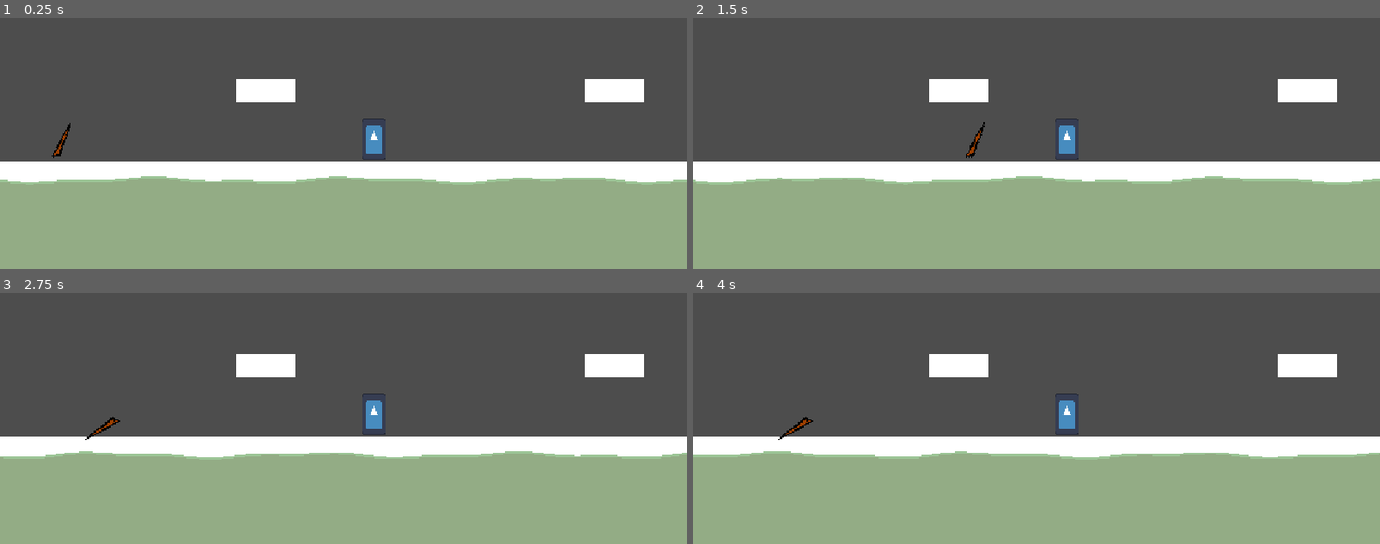
Above: before the commit, frames 1-4 (two rows, left to right).
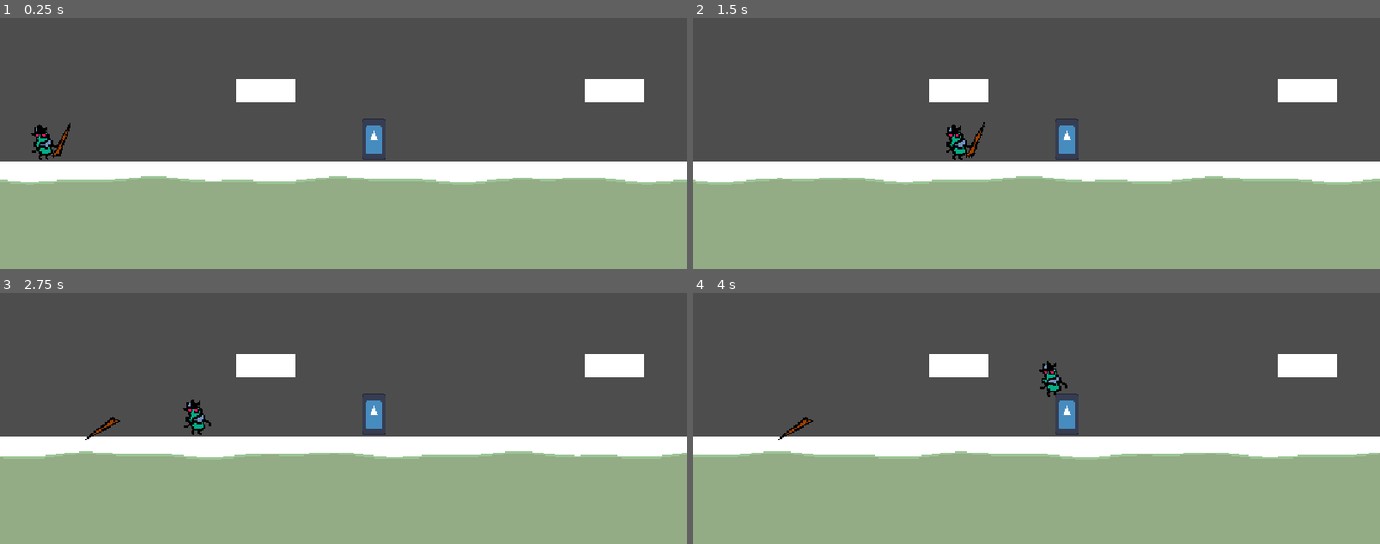
Above: after the commit, the same moments.

Repository: EthanGrane/Jamopithecus
Game: Godot game, scene res://GAME/Player/PlayerAttack/player_attack_scene.tscn
Two runs of this game, one before a commit and one after it. Both use one fixed random seed, a clock stepped at 60 frames per second and the inputs below. This scene is started directly instead of the project's main scene. The engine's default icon, where the game draws it, is replaced by a stand-in: a white triangle on a blue panel in a dark square.
Inputs:
- Up to frame 1 (0.25 s): no input
- Up to frame 2 (1.5 s): tap Enter at 0.5 s; hold D (Right) from 0.53 s (still down); tap Space (Lanzar) at 0.6, 1.35 s; tap W (Salto) at 0.77 s
- Up to frame 3 (2.75 s): tap W (Salto) at 1.52 s; release D (Right) at 2.03 s; hold A (Left) from 2.03 s (still down); tap Space (Lanzar) at 2.1 s
- Up to frame 4 (4 s): release A (Left) at 2.78 s; hold D (Right) from 2.78 s (still down); tap Space (Lanzar) at 2.85, 3.6 s; tap W (Salto) at 3.02, 3.77 s

The runs differ from the first frame. In frame 1, 0.3% of the frame differs, in the area x 4-9%, y 42-57%; in frame 2, 0.3%; in frame 3, 0.3%, in the area x 26-31%, y 42-57%; in frame 4, 0.3%.

Commit message:
Sprites and organization

Diff:
--- a/GAME/Player/Player.tscn
+++ b/GAME/Player/Player.tscn
@@ -1,7 +1,7 @@
 [gd_scene format=3 uid="uid://k005808lh4vg"]
 
 [ext_resource type="Script" uid="uid://clp3qxlac6cg6" path="res://GAME/Player/Player_movement.gd" id="1_28m6o"]
-[ext_resource type="Texture2D" uid="uid://cbkux2c0mgdas" path="res://GAME/Player/PayerSprite.png" id="2_1vd7g"]
+[ext_resource type="Texture2D" uid="uid://26k0sc2c5rtg" path="res://GAME/Walker_sprite.png" id="2_doe5u"]
 [ext_resource type="Script" uid="uid://brt4tbjrd43wy" path="res://GAME/Player/PlayerAttack/player_throw_attack.gd" id="3_throw"]
 [ext_resource type="PackedScene" uid="uid://dkp3ldn8c3h6x" path="res://GAME/Player/PlayerAttack/spear.tscn" id="4_spear"]
 
@@ -27,16 +27,14 @@
 
 [node name="Mosca" type="CharacterBody2D" unique_id=1289701118]
 script = ExtResource("1_28m6o")
-jump_height = null
-jump_time_to_peak = null
-jump_time_to_descent = null
-jump_cut_multiplayer = null
-speed = null
 
 [node name="Sprite2D" type="Sprite2D" parent="." unique_id=1369329033]
+texture_filter = 1
 position = Vector2(-1.0000038, 3.8146973e-06)
-scale = Vector2(0.25, 0.25)
-texture = ExtResource("2_1vd7g")
+scale = Vector2(1.8518522, 1.8518522)
+texture = ExtResource("2_doe5u")
+region_enabled = true
+region_rect = Rect2(28, 28, 27, 33)
 
 [node name="CollisionShape2D" type="CollisionShape2D" parent="." unique_id=1690552972]
 position = Vector2(0, 24)
